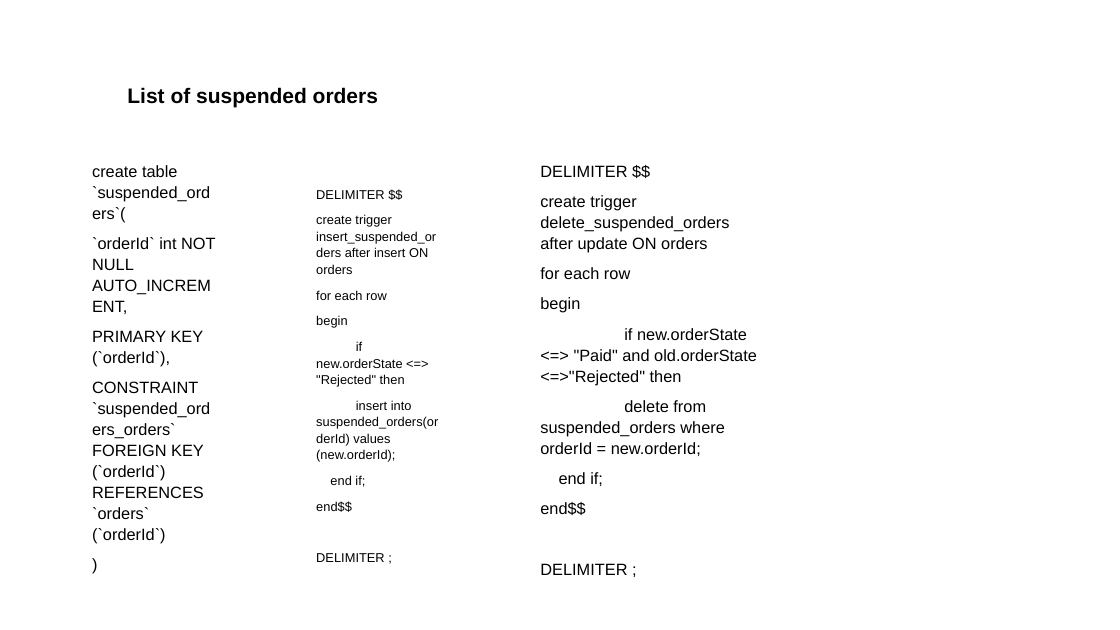
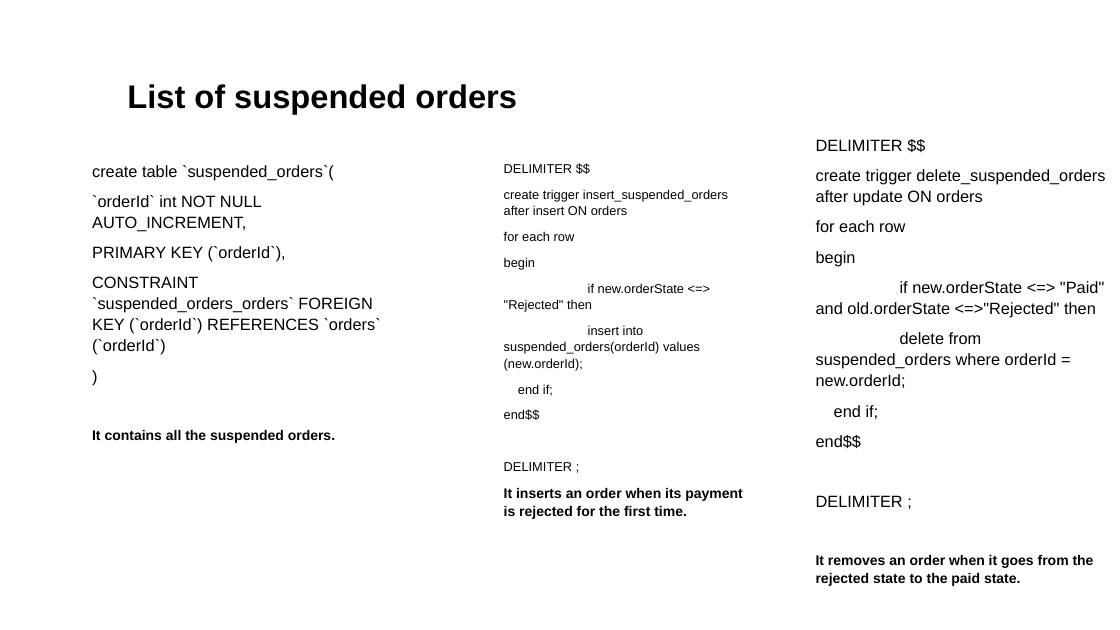
Before and after one commit to priscia99/databases-2-project, a slide deck: slide 22 of Deliverables/Report/Report.pptx (slide 15 before the commit). Drawn at 1120x630 pixels with LibreOffice and Linux fonts; fonts in the diff are those of the drawing. Boxes give left, top, right and bottom in pixels: in the first picture for what was removed or moved away, otherwise in the second. Text is boxed around its words. In the diff, an @@ line names an element or a change of style, - is before the commit and + after.

```diff
--- a/Deliverables/Report/Report.pptx
+++ b/Deliverables/Report/Report.pptx
@@ title "List of suspended orders" at box(127, 84, 517, 114): size 18 to 28 pt @@
@@ text "DELIMITER $$": place and size @@
-text "DELIMITER $$" at box(316, 190, 438, 562)
+text "DELIMITER $$" at box(504, 164, 742, 519)
@@ text "DELIMITER $$": place and size @@
-text "DELIMITER $$" at box(540, 165, 757, 575)
+text "DELIMITER $$" at box(816, 139, 1105, 586)
@@ text at box(92, 430, 335, 443): paragraph added @@
+It contains all the suspended orders.
@@ text at box(504, 488, 742, 519): paragraph added @@
+It inserts an order when its payment is rejected for the first time.
@@ text at box(816, 555, 1094, 586): paragraph added @@
+It removes an order when it goes from the rejected state to the paid state.
```
Also in this commit, not shown: 25 other slides changed, 33 slides added, 5 slides removed, 5 other files.
